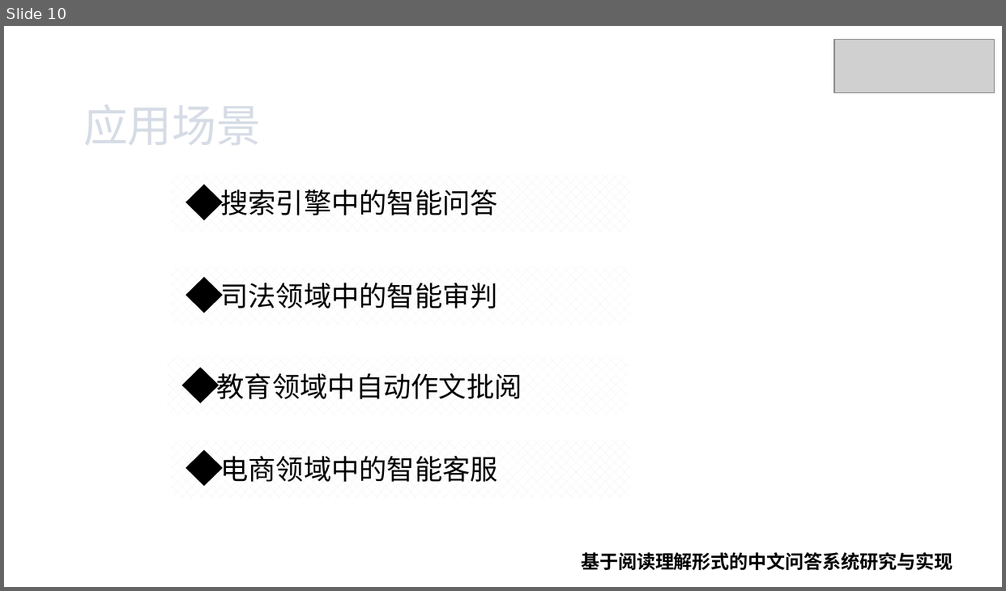
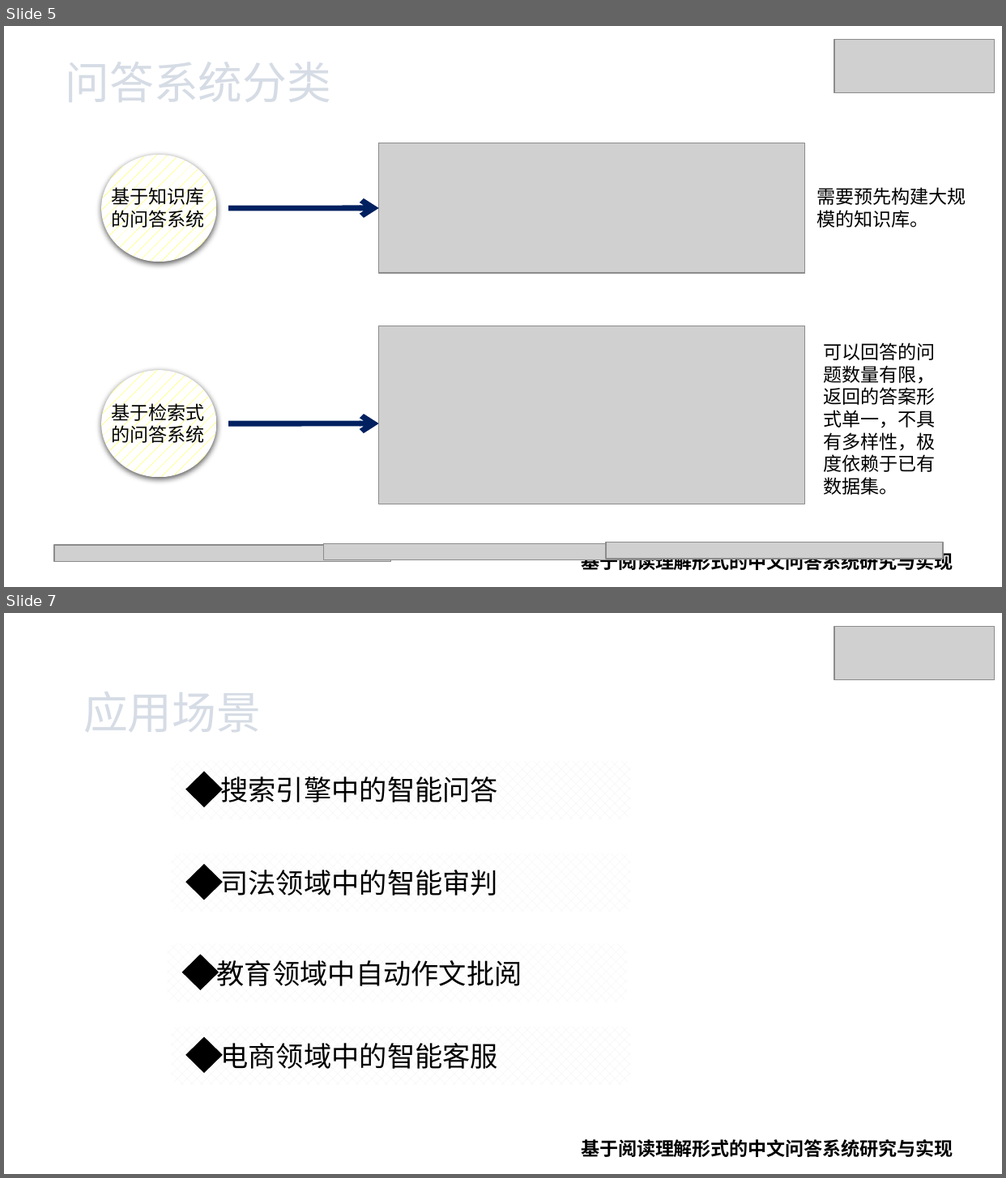
Before and after one commit to xhsun1997/ChineseMRC, a slide deck: 孙相会.pptx. Shown one above the other, each under a label of ours: slide 10 before the commit, slides 5 and 7 after it; the slides between them are not shown. The pictures are 1006x591 and 1006x1178 pixels, drawn with LibreOffice and Linux fonts; fonts in the diff are those of the drawing; grey boxes stand for pictures; background and template pictures are left out. Boxes give left, top, right and bottom in pixels: in the first picture for what was removed or moved away, otherwise in the second. Text is boxed around its words. In the diff, an @@ line names an element or a change of style, - is before the commit and + after.

```diff
--- a/孙相会.pptx
+++ b/孙相会.pptx
@@ slide 5 added at [4,26,1002,587], background picture (left out) @@
@@ picture added at [834,39,994,93] @@
@@ text added at [66,62,332,102], 32 pt, text pattern #44546A on #D6DCE5 @@
+问答系统分类
@@ picture added at [379,143,805,274] @@
@@ ellipse added at [102,155,216,262], fill pattern #FFFF00 on #FFFFFF @@
@@ text added at [111,185,204,231], 13.5 pt, text #000000 @@
+基于知识库的问答系统
@@ text added at [817,187,966,228], 13.5 pt, text #000000 @@
+需要预先构建大规模的知识库。
@@ arrow added from (228, 208) to (379, 208), #002060 4 pt @@
@@ picture added at [379,327,805,504] @@
@@ text added at [824,343,936,495], 13.5 pt, text #000000 @@
+可以回答的问题数量有限，返回的答案形式单一，不具有多样性，极度依赖于已有数据集。
@@ ellipse added at [102,370,216,477], fill pattern #FFFF00 on #FFFFFF @@
@@ text added at [111,400,204,446], 13.5 pt, text #000000 @@
+基于检索式的问答系统
@@ arrow added from (228, 425) to (379, 425), #002060 4 pt @@
@@ picture added at [54,545,391,562] @@
@@ picture added at [323,544,661,561] @@
@@ text added at [581,550,953,574], 13.5 pt, text #000000, bold @@
+基于阅读理解形式的中文问答系统研究与实现
@@ picture added at [606,543,943,560] @@
@@ what was slide 10 is now slide 7 @@
```
Also in this commit, not shown: 7 slides changed, 2 other slides added, 6 slides removed, 7 other files.
